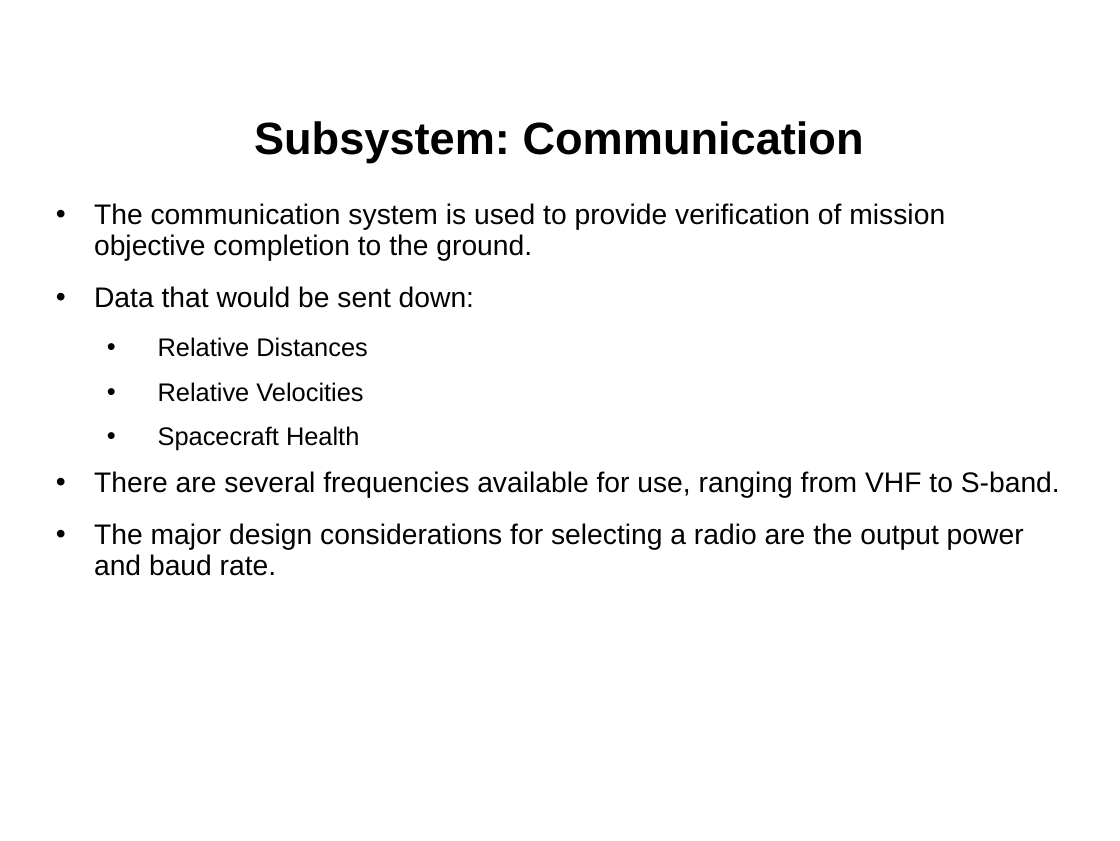
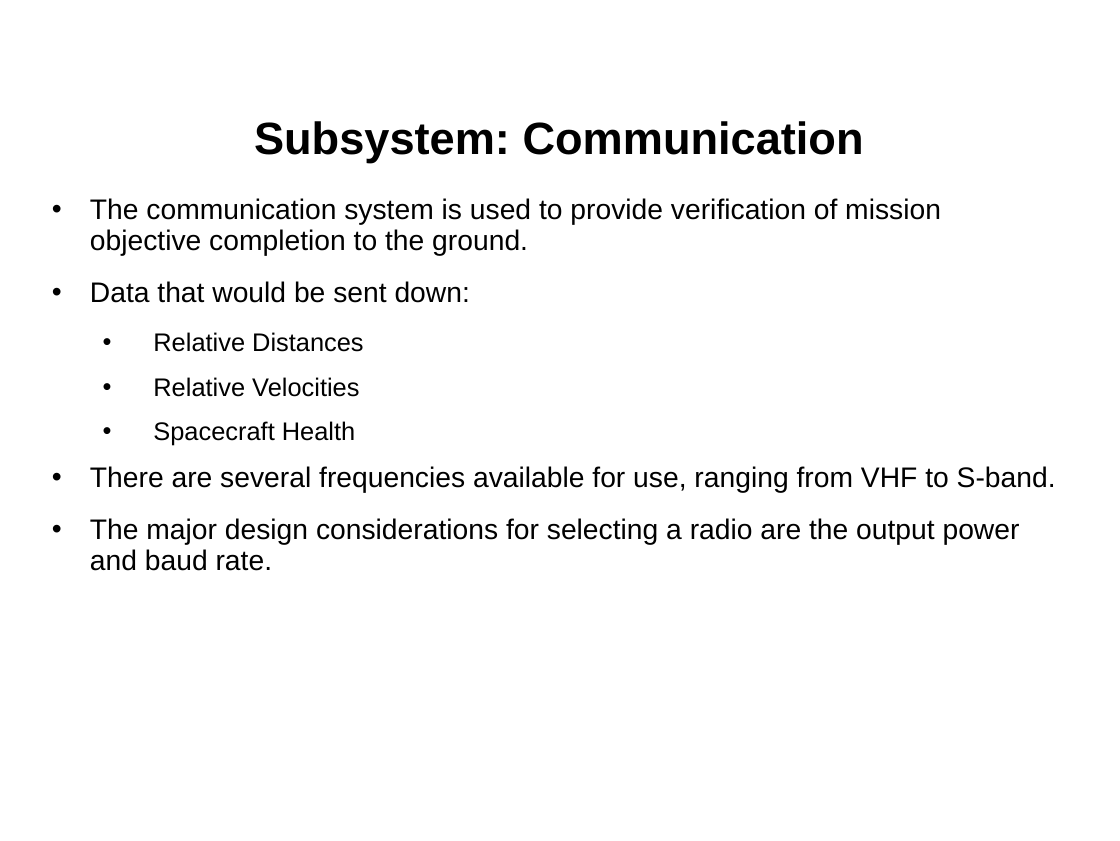
Before and after one commit to RascalSeniorDesign/Preliminary-Design, a slide deck: slide 25 of CMQA/Presentations/First-Semester-Presentation.pptx. Drawn at 1120x841 pixels with LibreOffice and Linux fonts; fonts in the diff are those of the drawing; background and template pictures are left out. Boxes give left, top, right and bottom in pixels: in the first picture for what was removed or moved away, otherwise in the second. Text is boxed around its words. In the diff, an @@ line names an element or a change of style, - is before the commit and + after.

```diff
--- a/CMQA/Presentations/First-Semester-Presentation.pptx
+++ b/CMQA/Presentations/First-Semester-Presentation.pptx
@@ text "The communication system is used ...": place and size @@
-text "The communication system is used ..." at (94, 203, 1060, 576)
+text "The communication system is used ..." at (90, 198, 1056, 571)
```
Also in this commit, not shown: 26 other slides changed, 1 other file.
